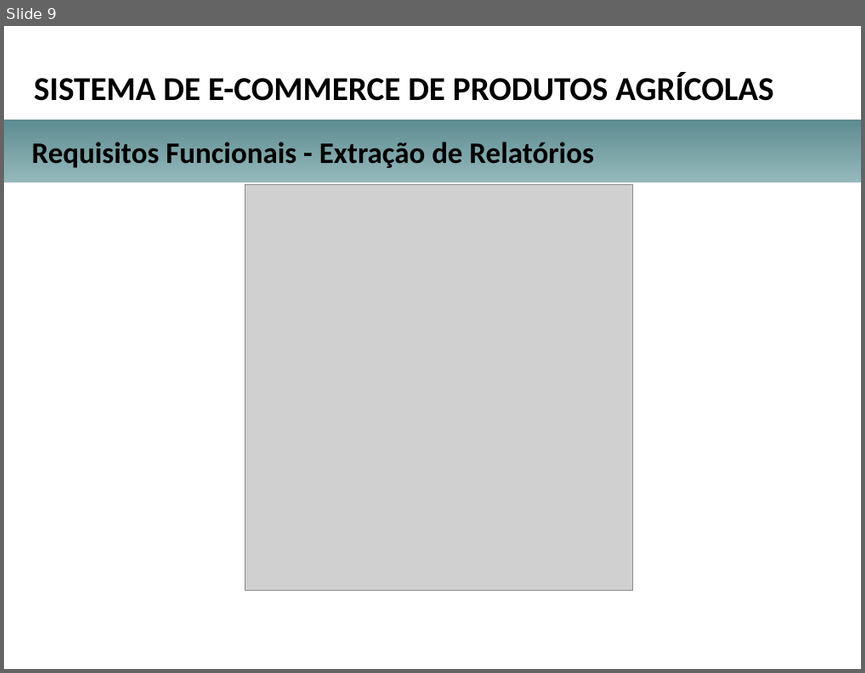
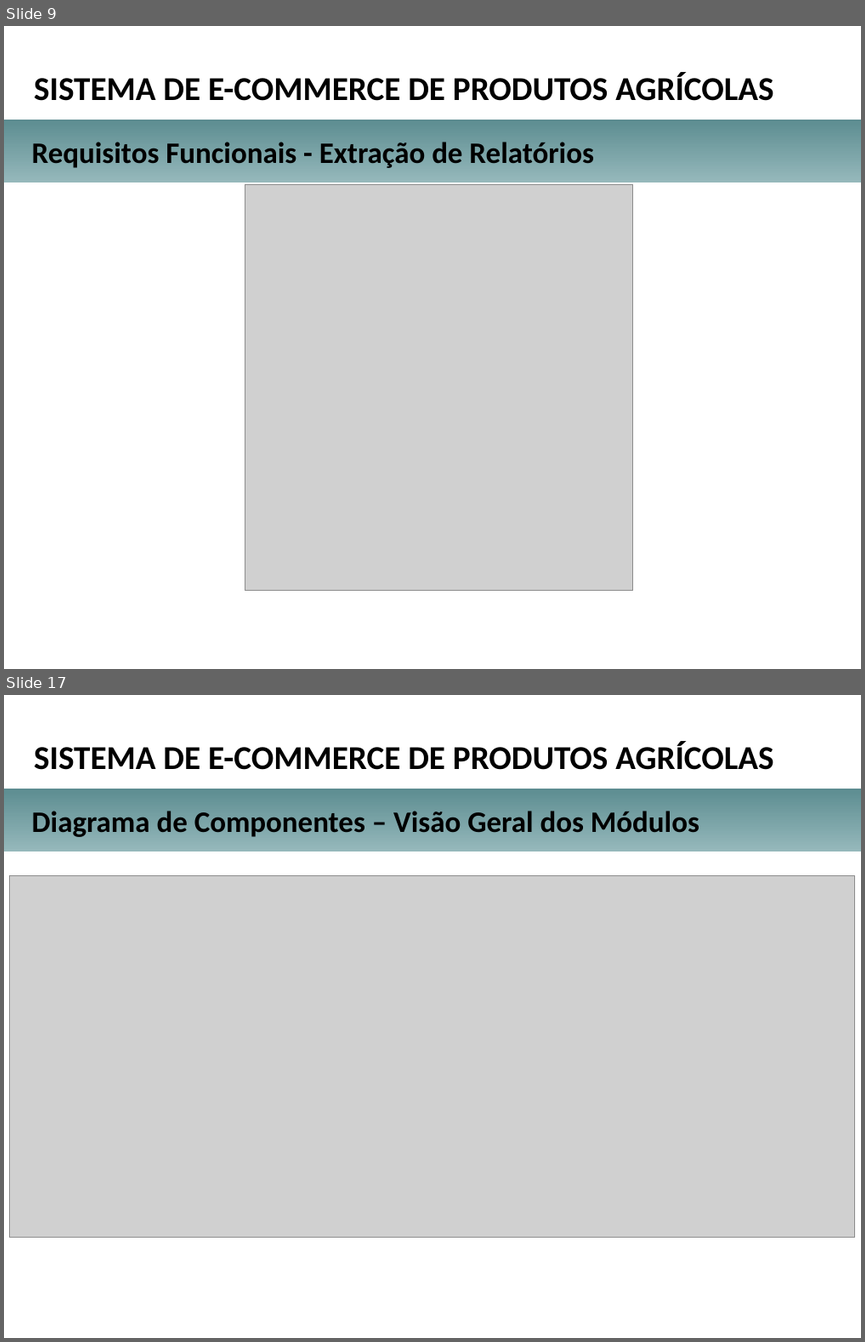
Before and after one commit to herberton/tcc, a slide deck: apresentacao.pptx. Shown one above the other, each under a label of ours: slide 9 before the commit, slides 9 and 17 after it; the slides between them are not shown. The pictures are 865x673 and 865x1342 pixels, drawn with LibreOffice and Linux fonts; fonts in the diff are those of the drawing; grey boxes stand for pictures; background and template pictures are left out. Boxes give left, top, right and bottom in pixels: in the first picture for what was removed or moved away, otherwise in the second. Text is boxed around its words. In the diff, an @@ line names an element or a change of style, - is before the commit and + after.

```diff
--- a/apresentacao.pptx
+++ b/apresentacao.pptx
@@ slide 17 added at (4,695,861,1338), background picture (left out) @@
@@ text added at (34,741,773,770), 28 pt, text #000000, bold @@
+SISTEMA DE E-COMMERCE DE PRODUTOS AGRÍCOLAS
@@ rectangle added at (4,789,861,851), fill gradient #95B8BB to #5D8D91 @@
@@ text added at (32,811,699,837), 25 pt, text #000000, bold @@
+Diagrama de Componentes – Visão Geral dos Módulos
@@ rectangle added at (6,853,857,1259), fill #FFFFFF, outline #FFFFFF 2 pt @@
@@ picture added at (10,875,855,1236) @@
```
Also in this commit, not shown: 6 slides changed, 7 other slides added, 3 slides removed, 1 other file.
